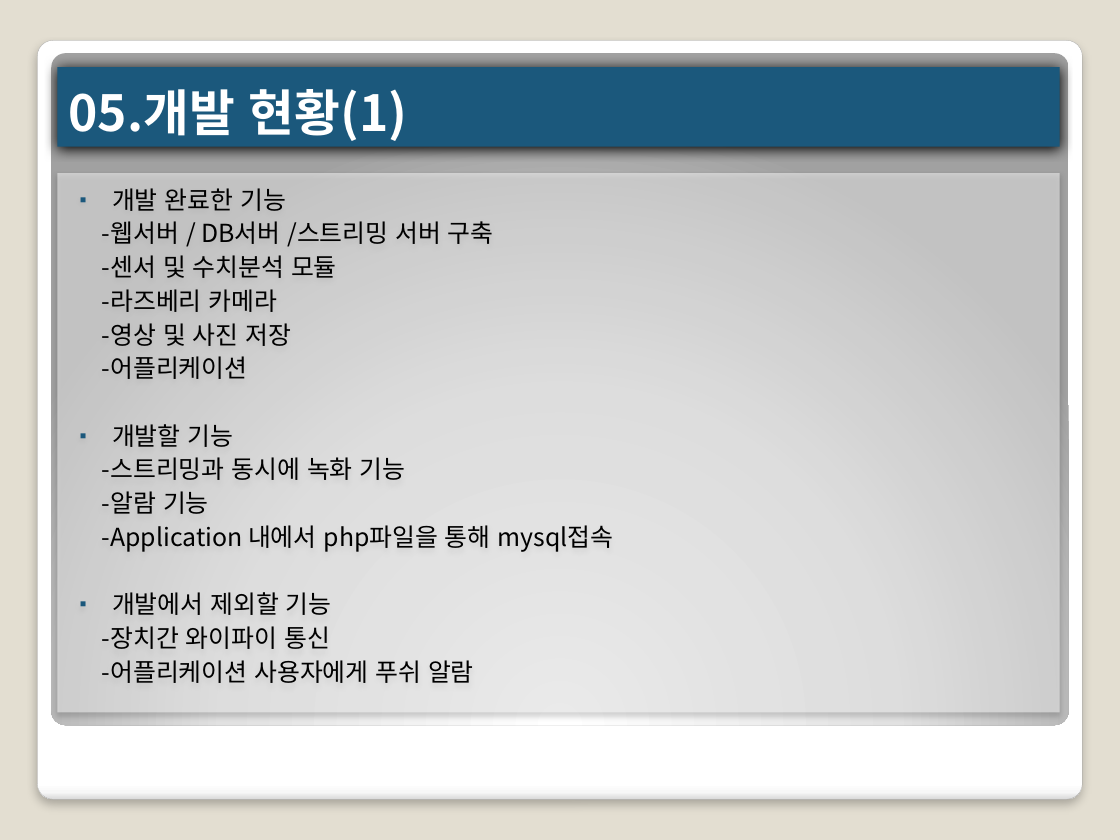
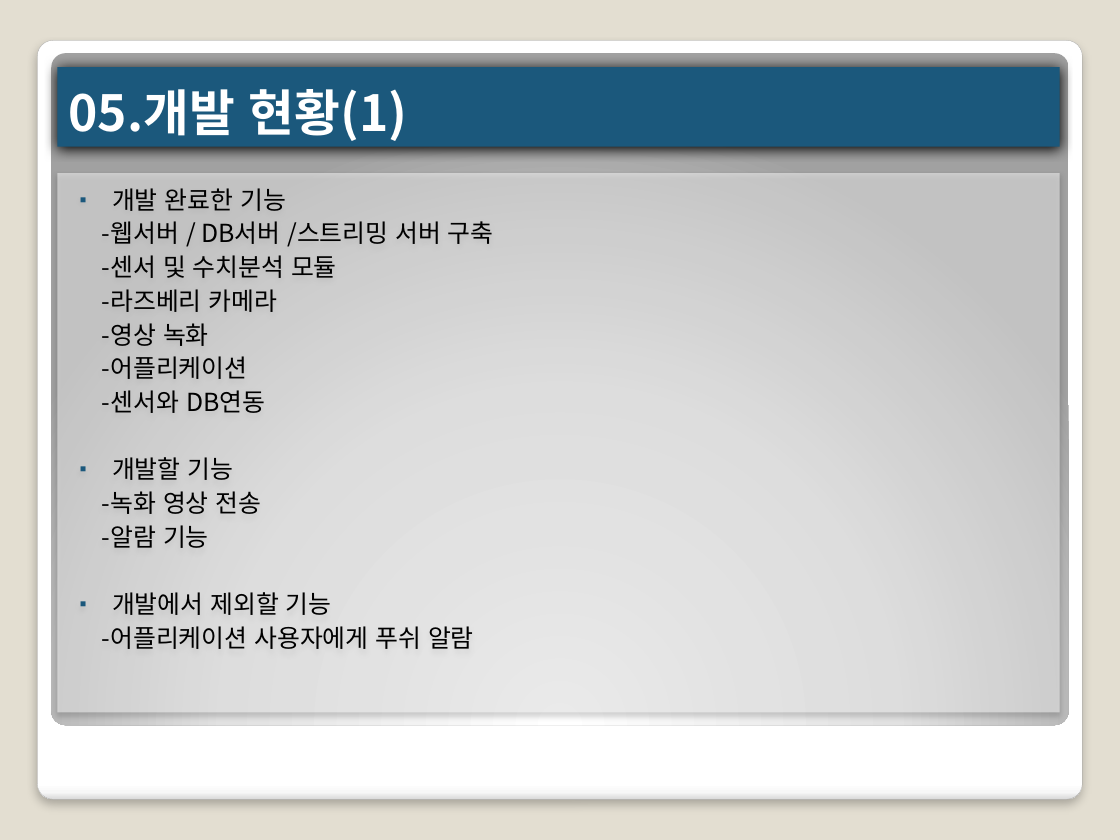
Before and after one commit to Kim-Gyunho/multi-design, a slide deck: slide 11 of 프로토타입 2-5(주민수, 김균호, 한훈영) .pptx. Drawn at 1120x840 pixels with LibreOffice and Linux fonts; fonts in the diff are those of the drawing. Boxes give left, top, right and bottom in pixels: in the first picture for what was removed or moved away, otherwise in the second. Text is boxed around its words. In the diff, an @@ line names an element or a change of style, - is before the commit and + after.

```diff
--- a/프로토타입 2-5(주민수, 김균호, 한훈영) .pptx
+++ b/프로토타입 2-5(주민수, 김균호, 한훈영) .pptx
@@ text at (x1=102, y1=323, x2=209, y2=346): text changed @@
--영상 및 사진 저장
+-영상 녹화
@@ text at (x1=102, y1=390, x2=265, y2=413): paragraph added @@
+-센서와 DB연동
@@ text at (x1=102, y1=491, x2=262, y2=514): text changed @@
--스트리밍과 동시에 녹화 기능
+-녹화 영상 전송
@@ text at (x1=102, y1=525, x2=614, y2=552): paragraph removed @@
--Application 내에서 php파일을 통해 mysql접속
@@ text at (x1=102, y1=626, x2=330, y2=649): paragraph removed @@
--장치간 와이파이 통신
```
Also in this commit, not shown: 1 other slide changed, 1 other file.
